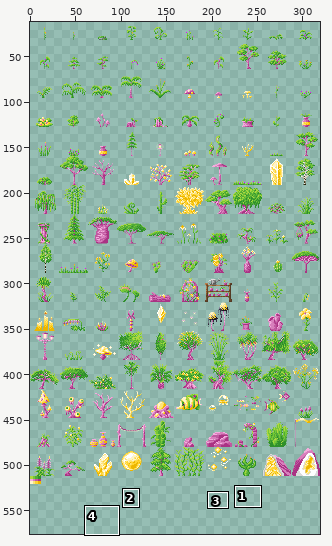
Sprite sheet, stored at images/all_foliage.png. Above: a wide view before the commit, with the close-up outlined.
Close-up. The starting point:
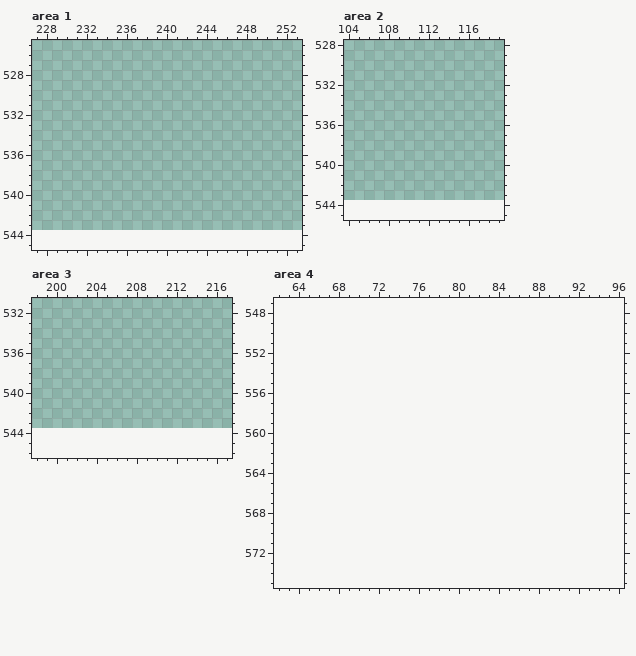
The file is 320x544 pixels. Pixels under 10% opacity are left out. Colours within 5 levels of each other are drawn and written as one. Shown: area 1: x 227..253, y 525..545; area 2: x 104..119, y 528..545; area 3: x 198..217, y 531..546; area 4: x 62..96, y 547..575. The old version is drawn lined up with the new one, on the new canvas. The wide view leaves out empty margins. The commit also changed other parts of the picture, which this record leaves out.
After:
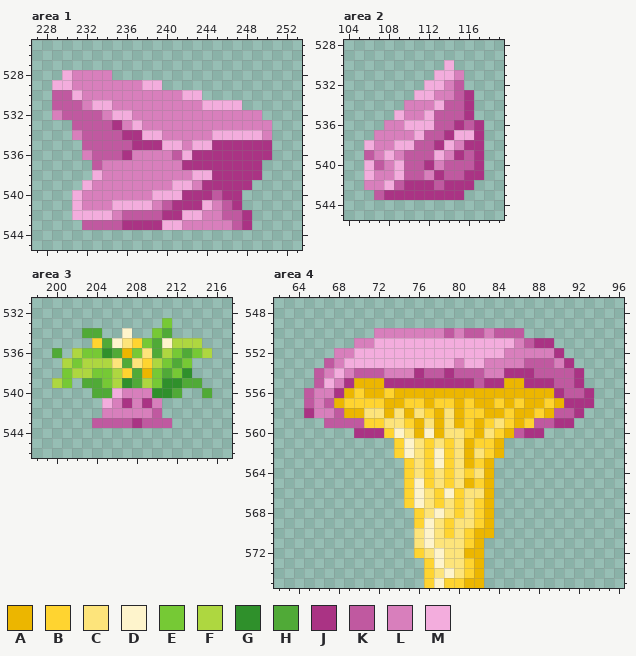
Palette (. is transparent): A #ecb600  B #ffd430  C #fde47b  D #fef4cc  E #76c935  F #aed740  G #2f902b  H #50aa37  J #aa3384  K #c059a0  L #d87fbc  M #f3addd
The edit:
canvas 320x544 -> 320x576
Changed rows in their new state; - is an unchanged pixel.
Area 1:
first column x 229:
528 -MLLLL----------------
529 MMLLLLLLLMM-----------
530 KKMLLLLLLLLLLMM-------
531 KKKLMMLLLLLLLLLMMMM---
532 LKKKKLMMLLLLLLLLLLLLL-
533 --KKKKJLMLLLLLLLLLLLLL
534 --LKKKKJJMMLLLLLMMMMML
535 ---KKKKKJJJMMLMMJJJJJJ
536 ---LKKKJLLLLKMJJJJJJJJ
537 ----KLLLLLLLLJJJJJJJJ-
538 ----MLLLLLLLLLMMJJJJJ-
539 ---MLLLLLLLLMMLJJJJJ--
540 --MLLLLLLLMMMJJJKJJ---
541 --MLLLMMMMLKJJJMLKJ---
542 --MMMMLKKKKJJMMLLKKJ--
543 ---KKKKJJJJMMLLLLLKJ--
Area 2:
first column x 106:
530 --------M---
531 -------MML--
532 ------MMLK--
533 -----MMLLKJ-
534 ----LLLMKKJ-
535 ---MLLMKKKJ-
536 --LLMMMKKJKJ
537 -LLLLMKKJMMJ
538 MLLMMKKJMLJJ
539 KLMLKKKMLJKJ
540 MKLMKKJLKKKJ
541 MLLMKKLJKKJJ
542 LLMKJJJKJJJ-
543 -KJJJJJJJJ--
Area 3:
first column x 200:
533 -----------E----
534 ---HH--D--EH----
535 ----BHDCBEHDFFF-
536 H-FEEGHAECHFEHEF
537 -FEFFFCHCBFEHE--
538 -EFFEEFBHAEHEG--
539 FE-HHEFGHFEGGHH-
540 ----HHMLLLGGH--H
541 -----MLJLJL-----
542 -----LLLLLK-----
543 ----KKKKJKKK----
Area 4:
first column x 65:
550 -------LLLLLLLKLKKLKKK-------
551 -----LLMMMMMMMMMMMMMMLKJJ----
552 ---LLMMMMMMMMMMMMMMMLLLLLJ---
553 --KLMMMMMMMMMMMLMMLLLLKKKLJ--
554 -KLMLKKKLLLJKKJKKKLLJJJKKKKJ-
555 -KMLJAAAJJJJJJJJJKJJAAJJJKKJ-
556 KLLJABAABAAAAAAAAAAAAAAAAJKKJ
557 KLKABBBBAABBABBABAABABAABAJJJ
558 JLLKAACCACACBACABBAABAABAKKJ-
559 --KKKKBBCCBACACABABCBABKKJJ--
560 -----JJJBDCADACCBACBAKJJ-----
561 ---------BDCBCBCABBA---------
562 ---------BDCBDBCACBA---------
563 ----------BCBDBCABA----------
564 ----------BCBCBCBCA----------
565 ----------BDBCBCABA----------
566 ----------BDCBDBCCA----------
567 ----------BDCBCBCBA----------
568 -----------BCDCBCBA----------
569 -----------BDCBCCBA----------
570 -----------CDCBCBAA----------
571 -----------CDCCCBA-----------
572 -----------BCDCCAA-----------
573 ------------BDCCBA-----------
574 ------------BCDCBA-----------
575 ------------BDBBAA-----------
Pixel boxes of the changes (left, top, right, bottom) in both close-ups:
added: (52, 70, 272, 230)
added: (364, 60, 484, 200)
added: (52, 318, 212, 428)
added: (304, 328, 594, 588)
